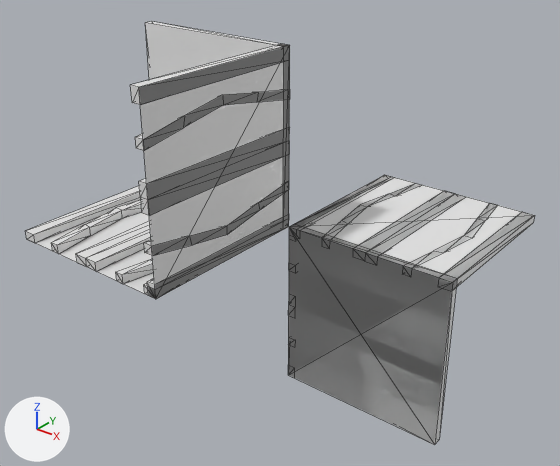
One commit to the OBJ model Data/bmc/tiles/t_189.obj: the scene before it, then after it.
Before and after are seen from a 50 mm lens placed at (1.196, -1.534, 0.923), pointed at (-0.015, -0.021, -0.015). Lighting does not change. The marker at lower left points along +X, +Y and +Z. Mesh edges are drawn as thin lines. Where no turn or scale is listed for an object, it has been applied to the vertices.

The older version as bpy lines, for what is in view:
```python
me_t_189 = bpy.data.meshes.new('t_189')
me_t_189.from_pydata(...)  # 277 vertices, 516 faces; spans x -0.5..0.5, y -0.5..0.5, z -0.5..0.5
ob_t_189 = bpy.data.objects.new('t_189', me_t_189)
ob_t_189.location = (0.0, 0.0, 0.0)
```
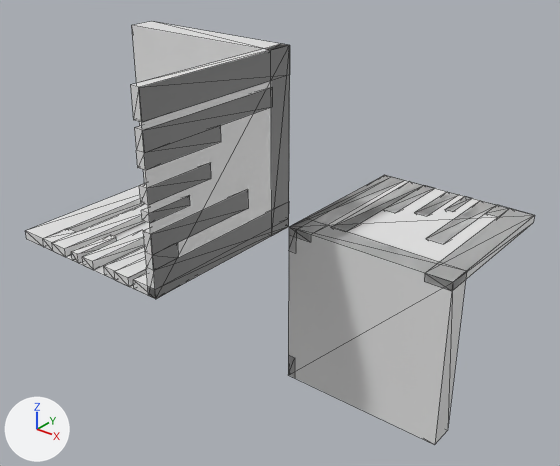
Location of each change, (x1, y1, x2, y2) in pixels of the pictures (560 x 466 px; the box of a moved part takes in the faces that stretch with it):
part 1 of me_t_189, added
    after: (139, 163, 211, 205)
part 2 of me_t_189, added
    after: (141, 196, 190, 223)
part 3 of me_t_189, added
    after: (445, 196, 470, 212)
part 4 of me_t_189, added
    after: (71, 235, 117, 263)
part 5 of me_t_189, added
    after: (414, 193, 458, 216)
part 6 of me_t_189, added
    after: (82, 230, 144, 270)
part 7 of me_t_189, rebuilt (not visible afterwards)
    before: (288, 337, 295, 347)
part 8 of me_t_189, rebuilt
    before: (322, 183, 418, 249)
    after: (332, 182, 435, 232)
part 9 of me_t_189, rebuilt (11% narrower, 35% taller)
    before: (135, 90, 290, 151)
    after: (134, 87, 272, 170)
part 10 of me_t_189, rebuilt
    before: (116, 258, 154, 284)
    after: (104, 247, 146, 287)
part 11 of me_t_189, deleted
    before: (76, 221, 151, 271)
part 12 of me_t_189, deleted
    before: (353, 196, 465, 265)
part 13 of me_t_189, deleted
    before: (288, 294, 295, 318)
part 14 of me_t_189, deleted
    before: (139, 127, 290, 215)
part 15 of me_t_189, moved or reshaped
    before: (26, 21, 530, 444)
    after: (26, 21, 533, 444)

Diff of the bpy script that builds the scene:
```diff
--- a/Data/bmc/tiles/t_189.obj.py
+++ b/Data/bmc/tiles/t_189.obj.py
@@ me_t_189 @@
 # used by ob_t_189; location = (0.0, 0.0, 0.0)
-me_t_189.from_pydata(...)  # 277 vertices, 516 faces; spans x -0.5..0.5, y -0.5..0.5, z -0.5..0.5
+me_t_189.from_pydata(...)  # 237 vertices, 416 faces; spans x -0.5..0.5, y -0.5..0.5, z -0.5..0.5
+# me_t_189 part 1: a new loose piece, a box spanning x -0.025..0.0, y -0.5..-0.3, z 0.237..0.277
+# me_t_189 part 2: a new loose piece, a box spanning x -0.025..0.0, y -0.5..-0.374, z 0.193..0.218
+# me_t_189 part 3: a new loose piece, a box spanning x 0.282..0.307, y 0.374..0.5, z -0.025..0.0
+# me_t_189 part 4: a new loose piece, a box spanning x -0.307..-0.282, y -0.5..-0.374, z 0.0..0.025
+# me_t_189 part 5: a new loose piece, a box spanning x 0.223..0.263, y 0.3..0.5, z -0.025..0.0
+# me_t_189 part 6: a new loose piece, a box spanning x -0.263..-0.223, y -0.5..-0.3, z 0.0..0.025
+# me_t_189 part 7: the loose piece of 20 vertices spanning x 0.0..0.025, y 0.0..0.5, z -0.429..-0.363 is rebuilt with 14 vertices and now spans x 0.0..0.025, y 0.071..0.5, z -0.408..-0.318
+# me_t_189 part 8: the loose piece of 20 vertices spanning x 0.071..0.138, y 0.0..0.5, z -0.025..0.0 is rebuilt with 14 vertices and now spans x 0.092..0.182, y 0.071..0.5, z -0.025..0.0
+# me_t_189 part 9: the loose piece of 20 vertices spanning x -0.025..0.0, y -0.5..0.0, z 0.363..0.429 is rebuilt with 14 vertices and now spans x -0.025..0.0, y -0.5..-0.071, z 0.318..0.408
+# me_t_189 part 10: the loose piece of 20 vertices spanning x -0.138..-0.071, y -0.5..0.0, z 0.0..0.025 is rebuilt with 14 vertices and now spans x -0.182..-0.092, y -0.5..-0.071, z 0.0..0.025
+# me_t_189 part 11: the loose piece of 12 vertices spanning x -0.287..-0.213, y -0.5..0.0, z 0.0..0.025 is deleted
+# me_t_189 part 12: the loose piece of 12 vertices spanning x 0.213..0.287, y 0.0..0.5, z -0.025..0.0 is deleted
+# me_t_189 part 13: the loose piece of 12 vertices spanning x 0.0..0.025, y 0.0..0.5, z -0.288..-0.213 is deleted
+# me_t_189 part 14: the loose piece of 12 vertices spanning x -0.025..0.0, y -0.5..0.0, z 0.213..0.288 is deleted
+# me_t_189 part 15: 120 vertices removed from x -0.5..0.5, y -0.5..0.5, z -0.5..0.5; 88 vertices added at x -0.5..0.5, y -0.5..0.5, z -0.5..0.5
```
